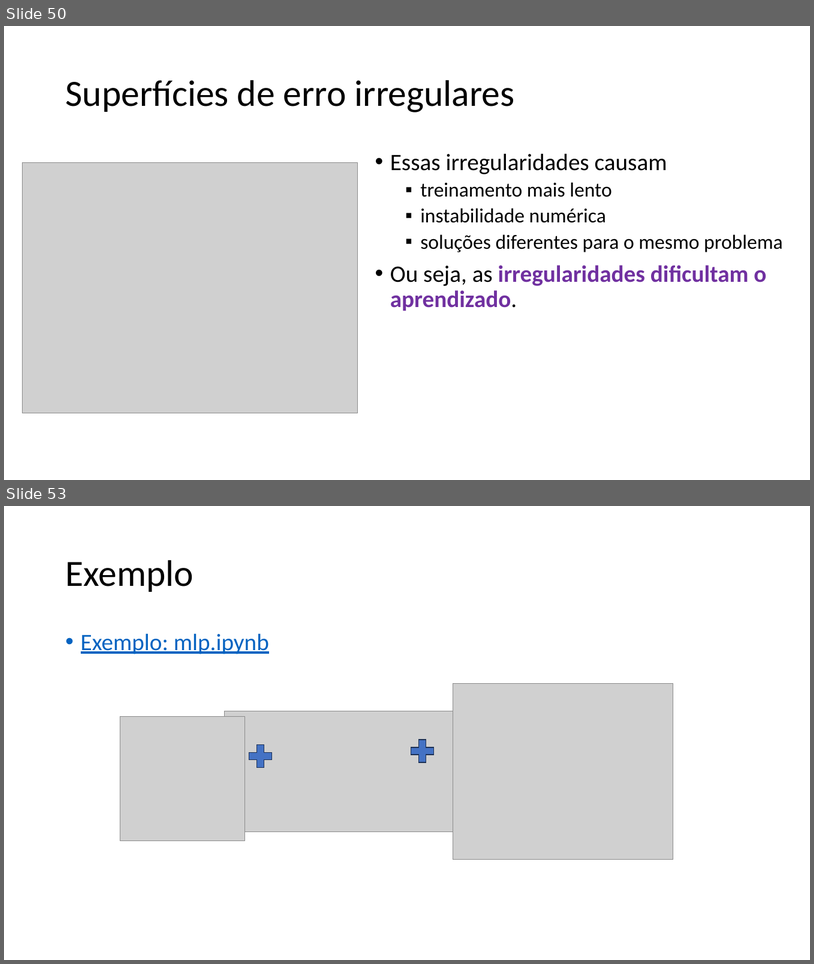
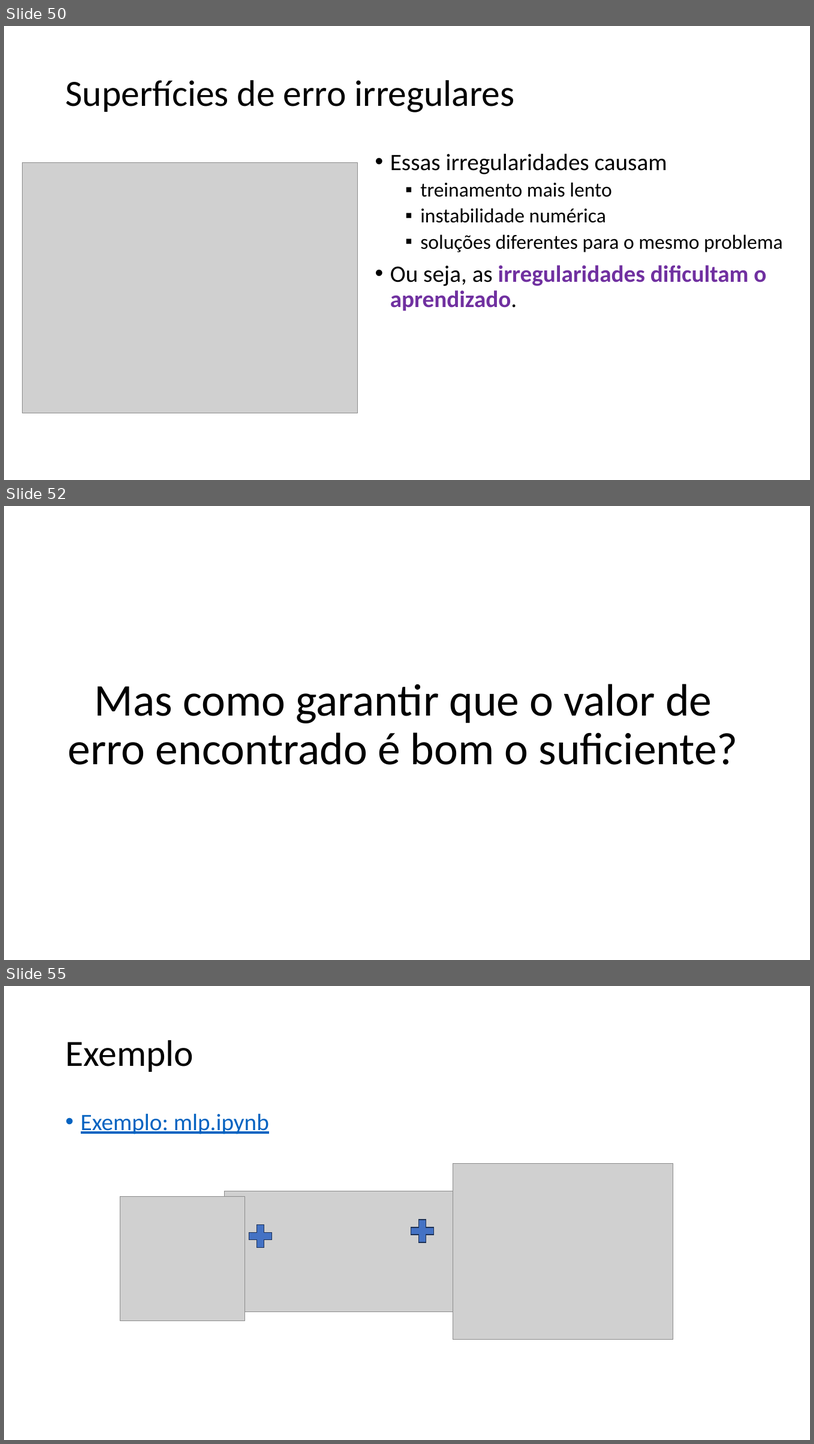
Before and after one commit to zz4fap/c24_inteligencia_artificial, a slide deck: slides/C24_MLP.pptx. Shown one above the other, each under a label of ours: slides 50 and 53 before the commit, slides 50, 52 and 55 after it; the slides between them are not shown. The pictures are 814x964 and 814x1444 pixels, drawn with LibreOffice and Linux fonts; fonts in the diff are those of the drawing; grey boxes stand for pictures. Boxes give left, top, right and bottom in pixels: in the first picture for what was removed or moved away, otherwise in the second. Text is boxed around its words. In the diff, an @@ line names an element or a change of style, - is before the commit and + after.

```diff
--- a/slides/C24_MLP.pptx
+++ b/slides/C24_MLP.pptx
@@ slide 52 added at box(4, 506, 810, 960), background #FFFFFF @@
@@ text added at box(68, 684, 738, 765), 54 pt, text #000000 @@
+Mas como garantir que o valor de erro encontrado é bom o suficiente?
@@ what was slide 53 is now slide 55 @@
```
Also in this commit, not shown: 5 slides changed, 1 other slide added, 1 other file.
